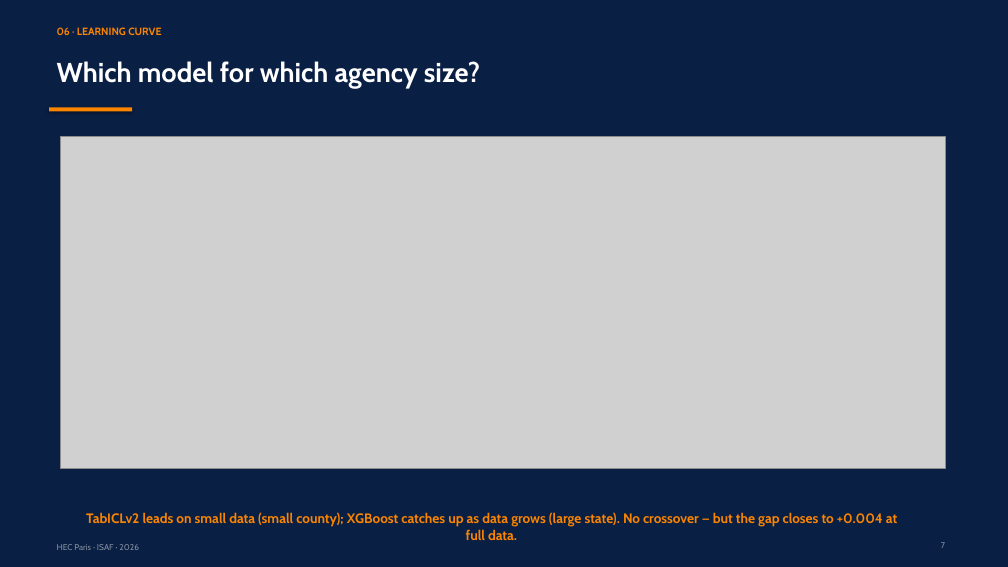
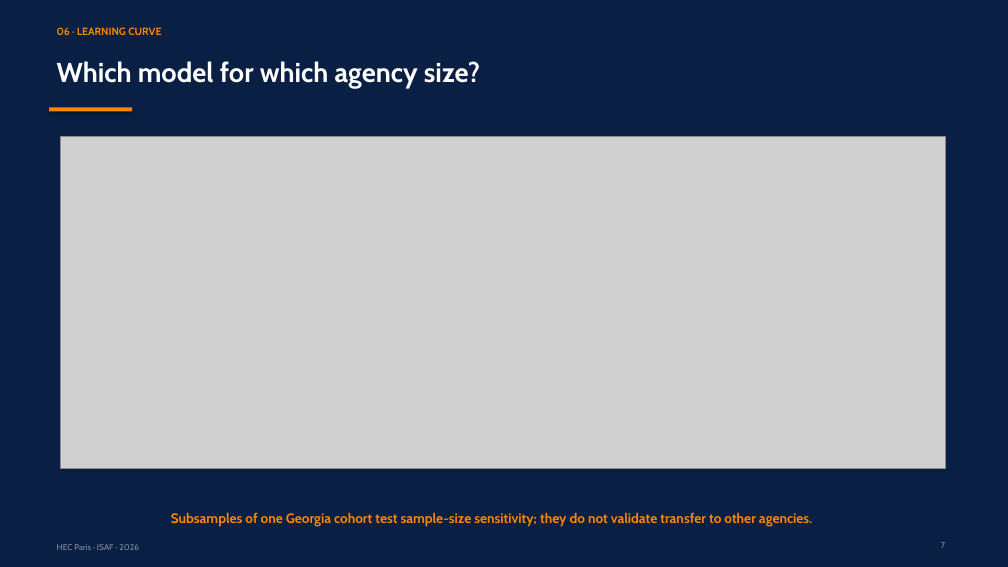
Before and after one commit to RyanBalech/recidivism-forecasting-analysis, a slide deck: slide 7 of reports/ISAF_Recidivism_Presentation.pptx. Drawn at 1008x567 pixels with LibreOffice and Linux fonts; fonts in the diff are those of the drawing; grey boxes stand for pictures. Boxes give left, top, right and bottom in pixels: in the first picture for what was removed or moved away, otherwise in the second. Text is boxed around its words. In the diff, an @@ line names an element or a change of style, - is before the commit and + after.

```diff
--- a/reports/ISAF_Recidivism_Presentation.pptx
+++ b/reports/ISAF_Recidivism_Presentation.pptx
@@ text at box(171, 512, 812, 527): text changed @@
-TabICLv2 leads on small data (small county); XGBoost catches up as data grows (large state). No crossover — but the gap closes to +0.004 at full data.
+Subsamples of one Georgia cohort test sample-size sensitivity; they do not validate transfer to other agencies.
```
Also in this commit, not shown: 12 other slides changed, 48 other files.
